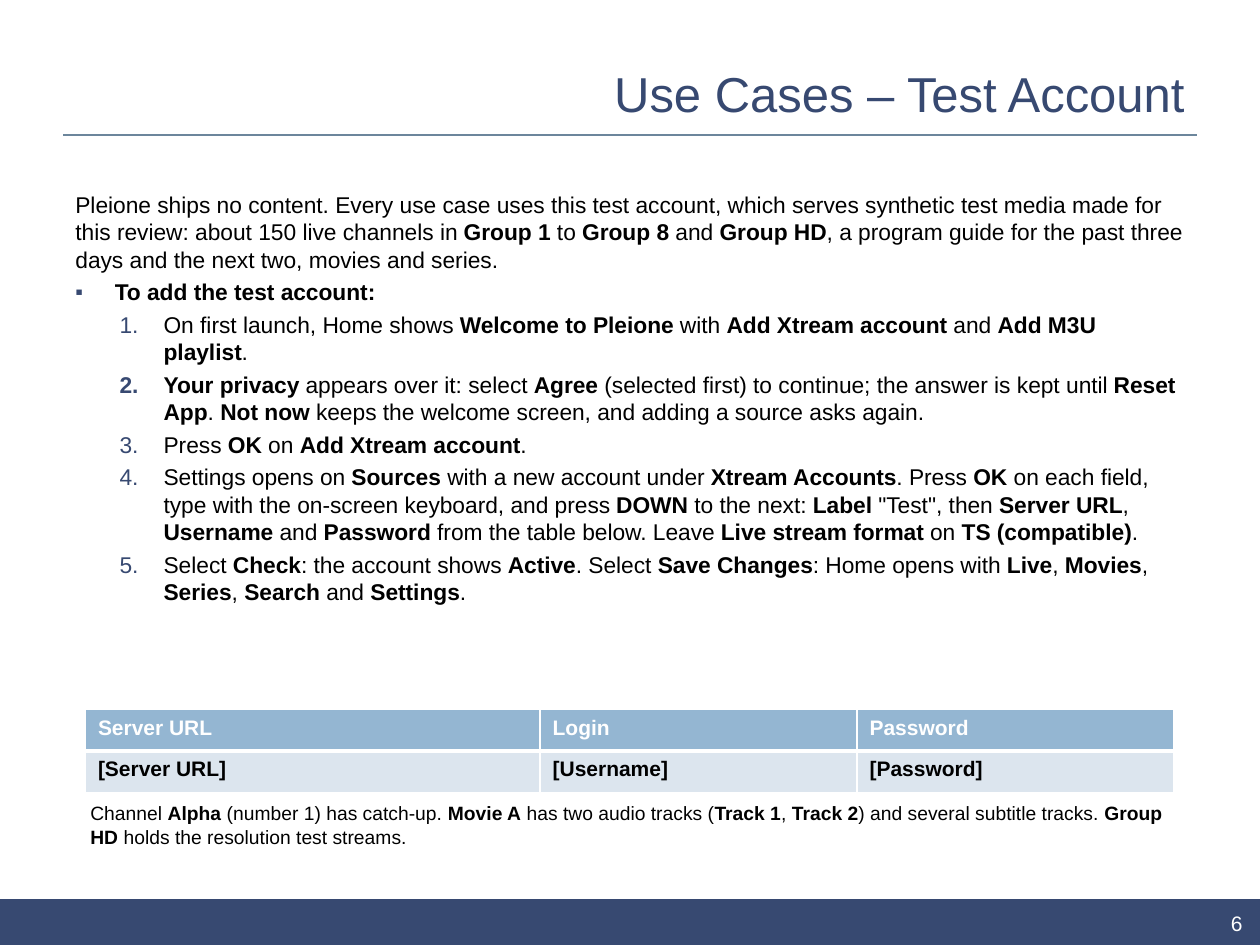
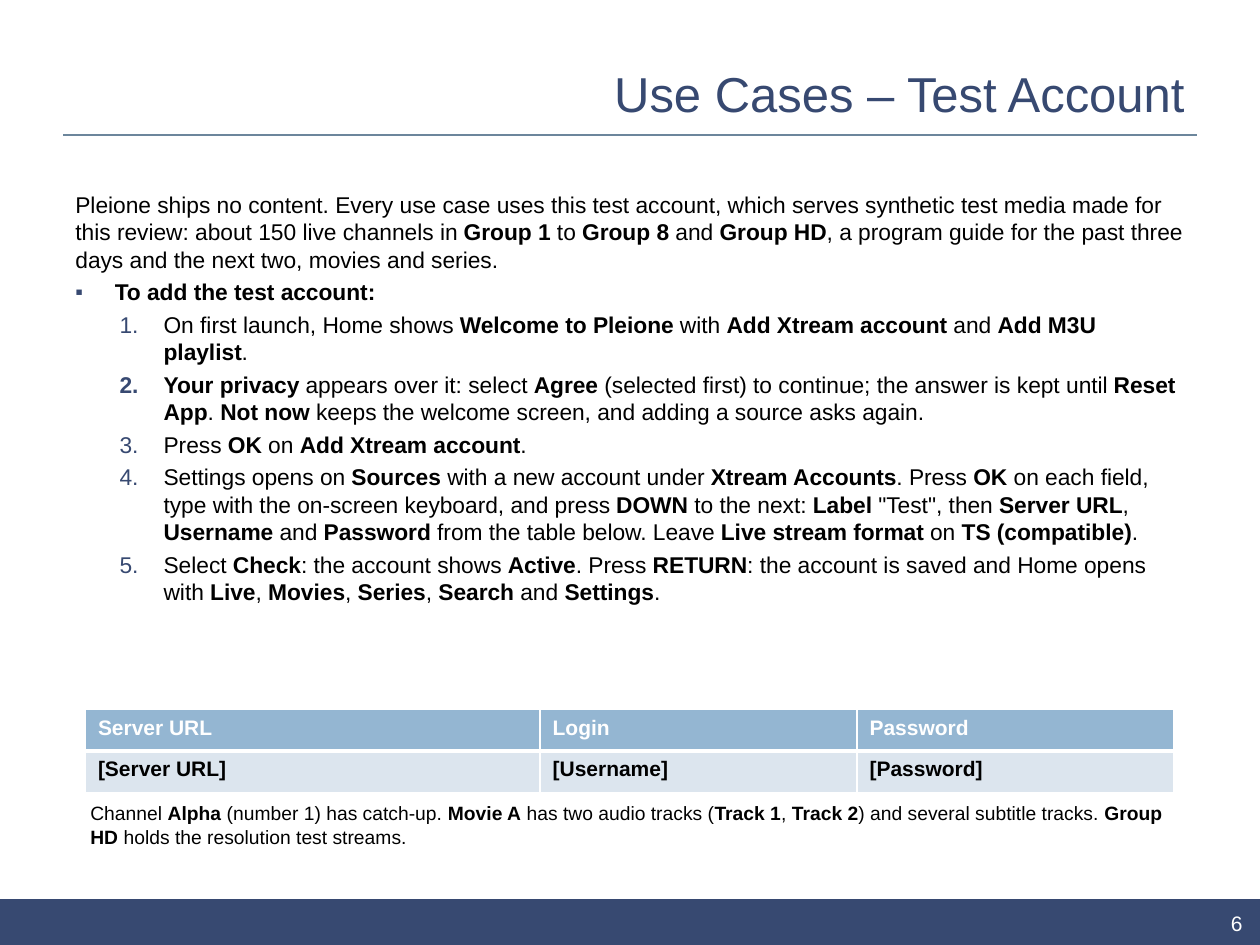
Before and after one commit to ahmedsaed/pleione, a slide deck: slide 6 of store/samsung/ui-description.pptx. Drawn at 1260x945 pixels with LibreOffice and Linux fonts; fonts in the diff are those of the drawing; background and template pictures are left out. Boxes give left, top, right and bottom in pixels: in the first picture for what was removed or moved away, otherwise in the second. Text is boxed around its words. In the diff, an @@ line names an element or a change of style, - is before the commit and + after.

Commit message:
Update the store materials for 2.6.1
The Samsung UI description and both stores' screenshots showed 2.3.0:
Save Changes and Cancel in Settings, the old Settings look and a
24-hour clock. They now match 2.6.1.

- The deck gains a 1.1 revision, steps that save with RETURN, the
  picked-source behavior on Home, the Time format setting, and new
  captures of Home, Live, Guide, Player, Search, Settings and Data
  Management with their callouts moved to the new layout.
- The Samsung listing answers AVPlay for the Player API, which plays
  streams on Tizen 8 and later since 2.6.0.
- screenshots:store --samsung also captures Data Management and the
  privacy notice, which the deck uses and nothing regenerated.

```diff
--- a/store/samsung/ui-description.pptx
+++ b/store/samsung/ui-description.pptx
@@ text at box(164, 556, 1146, 605): text changed; bold off @@
-  5. Select Check: the account shows Active. Select Save Changes: Home opens with Live, Movies, Series, Search and Settings.
+  5. Select Check: the account shows Active. Press RETURN: the account is saved and Home opens with Live, Movies, Series, Search and Settings.
```
Also in this commit, not shown: 10 other slides changed, 24 other files.
